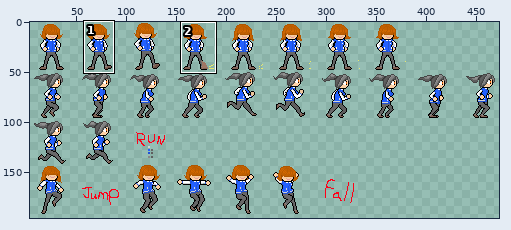
File history of a sprite sheet, Assets/Resources/Art/Follower/Sprite-follower.png. The picture above shows the old version from afar; the outline marks the close-up.
Close-up. As it was:
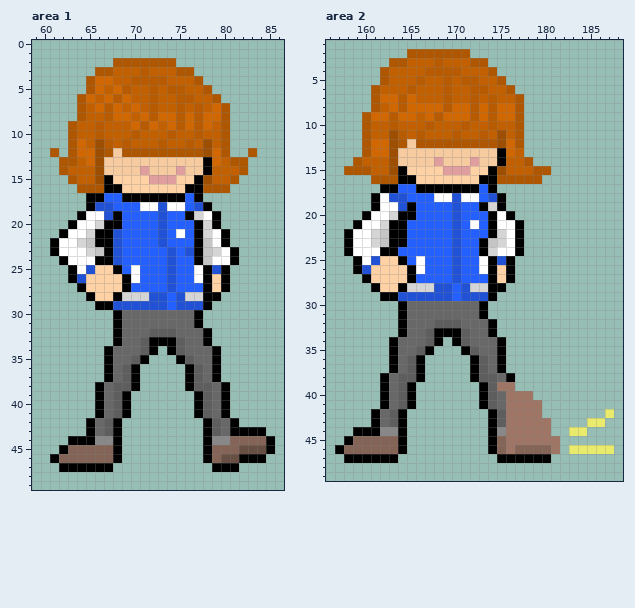
The file is 500x500 pixels. Colours within 5 levels of each other are drawn and written as one. Shown: area 1: x 59..86, y 0..49; area 2: x 156..188, y 1..49. The wide view leaves out empty margins. The commit also changed other parts of the picture, which this record leaves out.
After the commit:
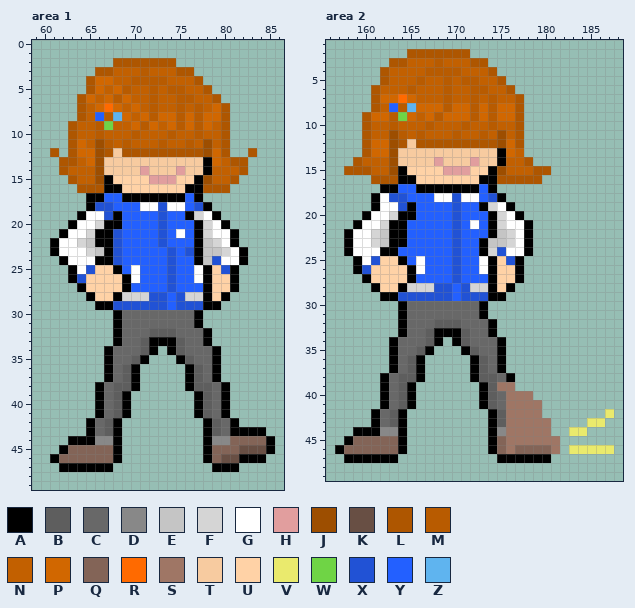
Palette (. is transparent): A #000000  B #5e5e5e  C #686868  D #888888  E #c5c5c5  F #d5d5d5  G #ffffff  H #e19e9e  J #9d4e00  K #684f44  L #ae5600  M #b85b00  N #c26000  P #d16700  Q #836457  R #ff6a00  S #9f7665  T #f7cba0  U #ffd2a6  V #eaea6d  W #6fd445  X #2152d5  Y #2360ff  Z #5fb4ef
The edit:
Area 1:
The edit adds colour A in row 20 at x 80; in rows 21 to 22 at x 81; in rows 23 to 24 at x 82; in rows 25 to 27 at x 81; in row 28 at x 80; in row 29 at x 79.
Colour F gives way to colour E in row 23 at x 79.
Colour G gives way to colour F in row 22 at x 79; in row 23 at x 80.
Colour A gives way to colour G in row 20 at x 79; in rows 21 to 22 at x 80; in rows 23 to 24 at x 81.
Colour M gives way to colour R in row 7 at x 67.
Colour A gives way to colour U in rows 26 to 27 at x 80; in row 28 at x 79.
Colour X gives way to colour U in row 25 at x 79.
Colour N gives way to colour W in row 9 at x 67.
Colour A gives way to colour X in row 25 at x 80.
Colour G gives way to colour X in row 24 at x 79.
Colour N gives way to colour Y in row 8 at x 66.
Colour P gives way to colour Z in row 8 at x 68.
Area 2:
The edit adds colour A in row 19 at x 176; in row 20 at x 177; in rows 21 to 24 at x 178; in rows 25 to 27 at x 177; in row 28 at x 176; in row 29 at x 175.
Colour F gives way to colour E in rows 22 to 23 at x 175.
Colour G gives way to colour F in rows 20 to 21 at x 175; in rows 22 to 23 at x 176.
Colour A gives way to colour G in row 19 at x 175; in row 20 at x 176; in rows 21 to 24 at x 177.
Colour M gives way to colour R in row 7 at x 164.
Colour A gives way to colour U in rows 26 to 27 at x 176; in row 28 at x 175.
Colour X gives way to colour U in row 25 at x 175.
Colour P gives way to colour W in row 9 at x 164.
Colour A gives way to colour X in row 25 at x 176.
Colour G gives way to colour X in row 24 at x 175.
Colour P gives way to colour Y in row 8 at x 163.
Colour P gives way to colour Z in row 8 at x 165.
